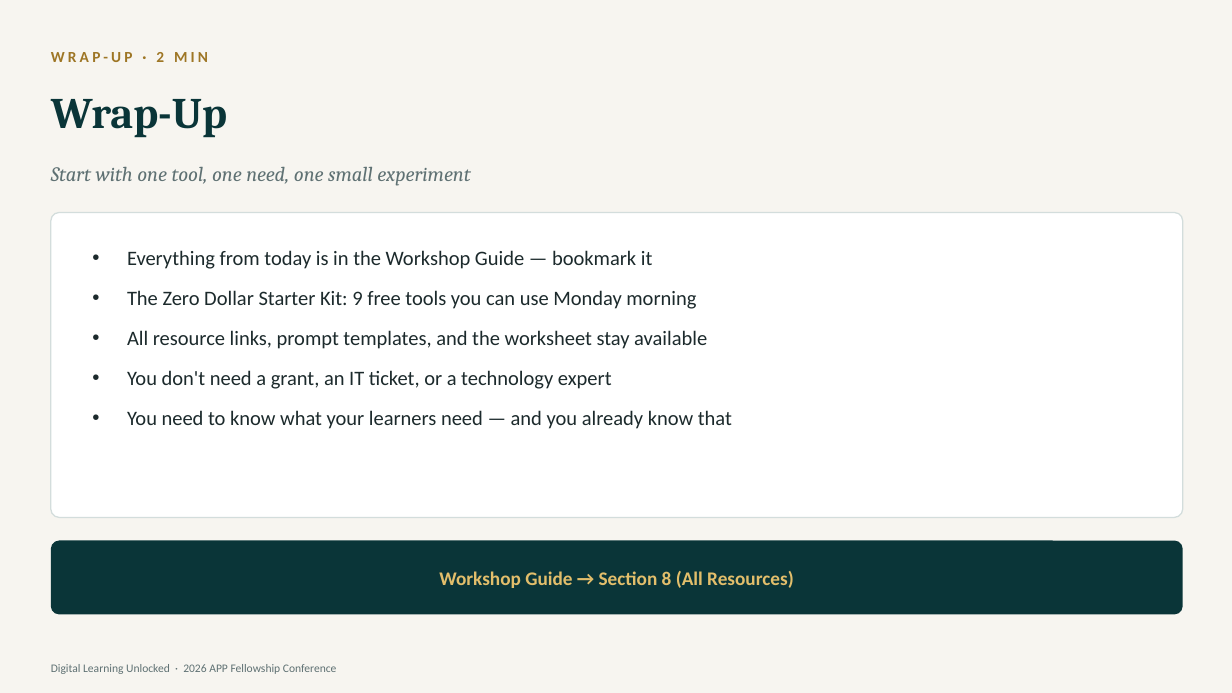
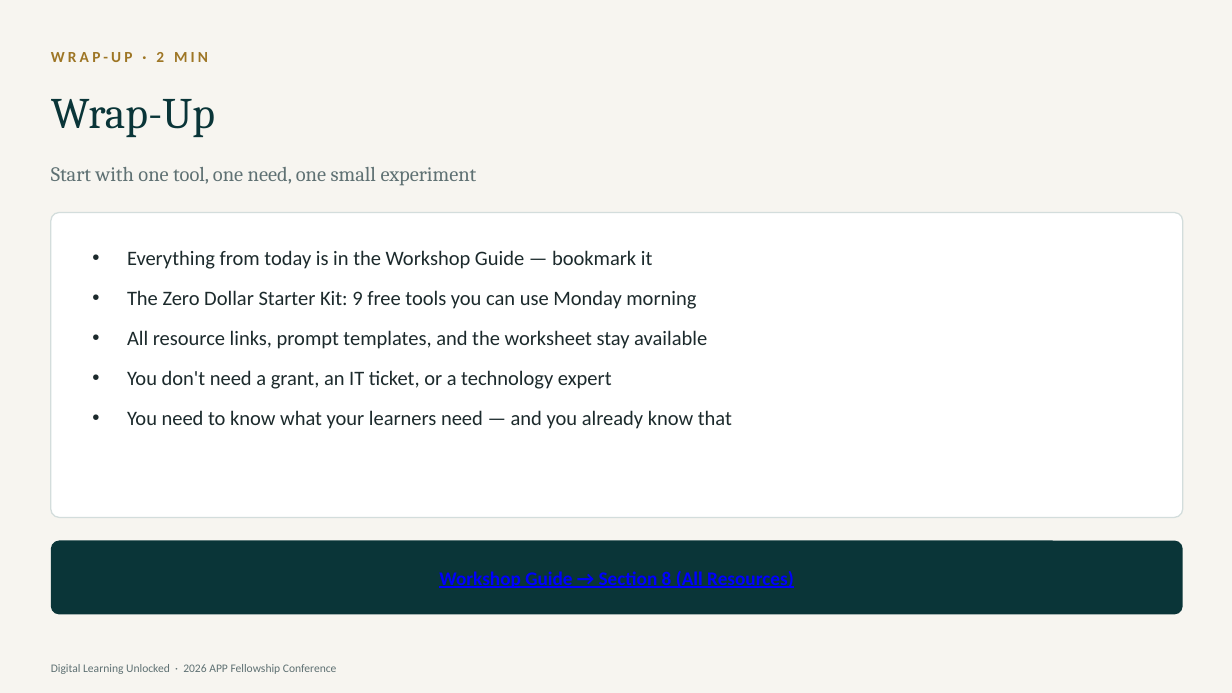
Before and after one commit to diana-brewer/digital-learning-unlocked, a slide deck: slide 28 of Digital Learning Unlocked - Slide Deck.pptx. Drawn at 1232x693 pixels with LibreOffice and Linux fonts; fonts in the diff are those of the drawing. Boxes give left, top, right and bottom in pixels: in the first picture for what was removed or moved away, otherwise in the second. Text is boxed around its words. In the diff, an @@ line names an element or a change of style, - is before the commit and + after.

```diff
--- a/Digital Learning Unlocked - Slide Deck.pptx
+++ b/Digital Learning Unlocked - Slide Deck.pptx
@@ text "Wrap-Up" at (51,99,215,137): bold off @@
@@ text "Start with one tool, one ..." at (51,167,477,186): italic off @@
@@ text "Workshop Guide → Section 8 ..." at (439,571,794,588): text colour #E2BE6B to #0000FF, underline on @@
```
Also in this commit, not shown: 28 other slides changed, 2 other files.
